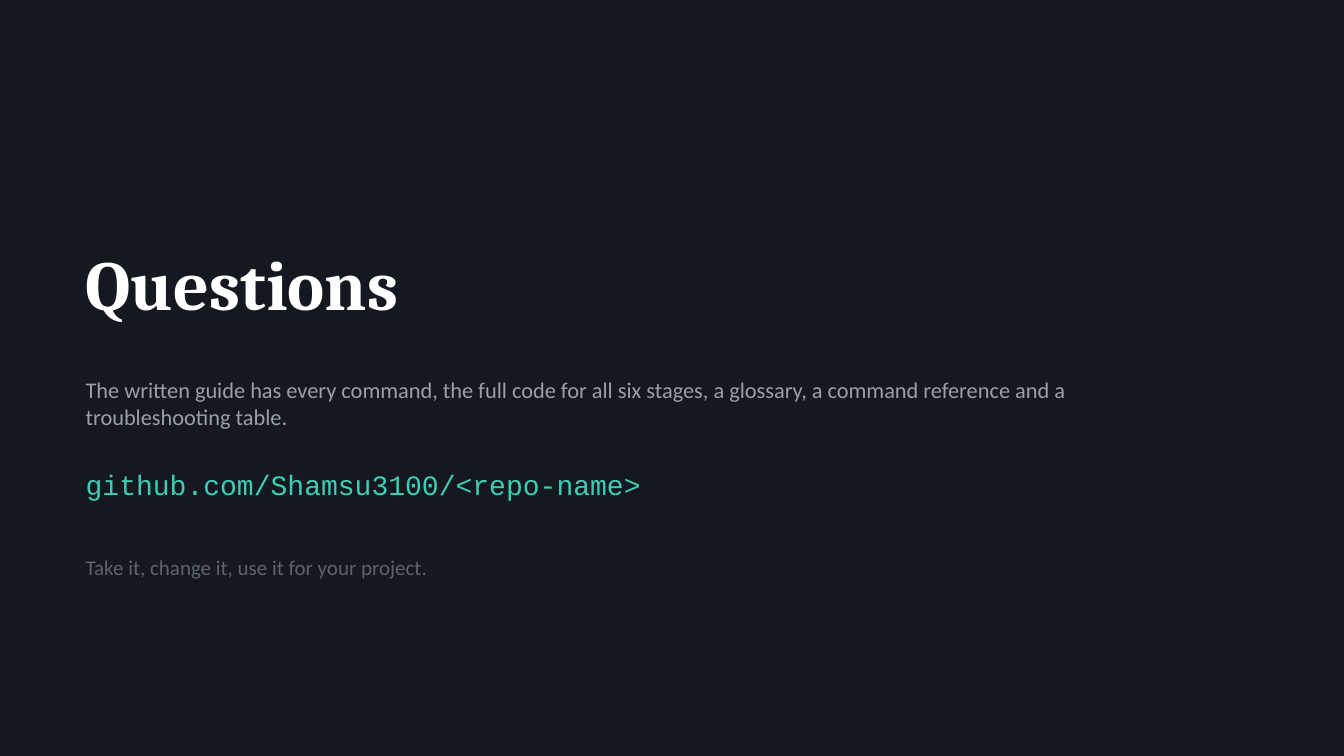
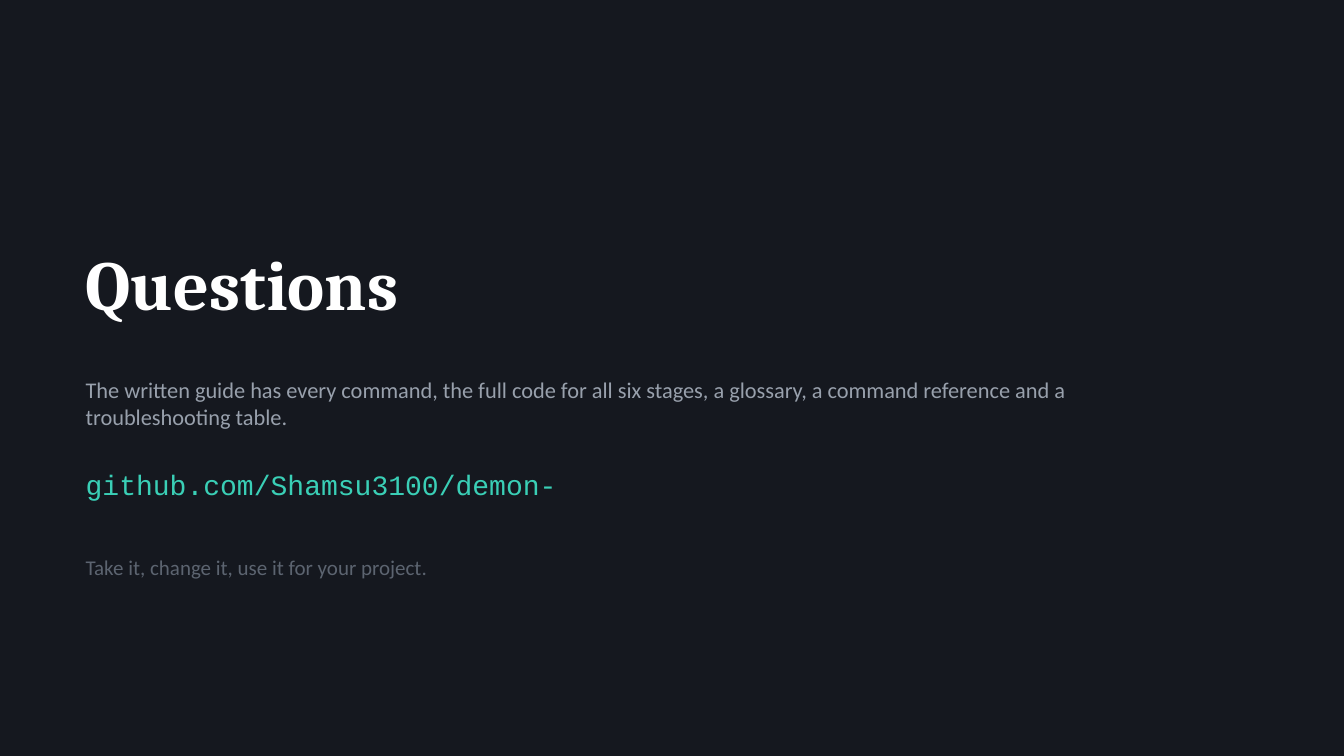
Before and after one commit to Shamsu3100/demon-, a slide deck: slide 64 of Nexus_Workshop_Deck.pptx. Drawn at 1344x756 pixels with LibreOffice and Linux fonts; fonts in the diff are those of the drawing. Boxes give left, top, right and bottom in pixels: in the first picture for what was removed or moved away, otherwise in the second. Text is boxed around its words. In the diff, an @@ line names an element or a change of style, - is before the commit and + after.

```diff
--- a/Nexus_Workshop_Deck.pptx
+++ b/Nexus_Workshop_Deck.pptx
@@ text at [86, 475, 557, 501]: text changed @@
-github.com/Shamsu3100/<repo-name>
+github.com/Shamsu3100/demon-
```
Also in this commit, not shown: 2 other files.
